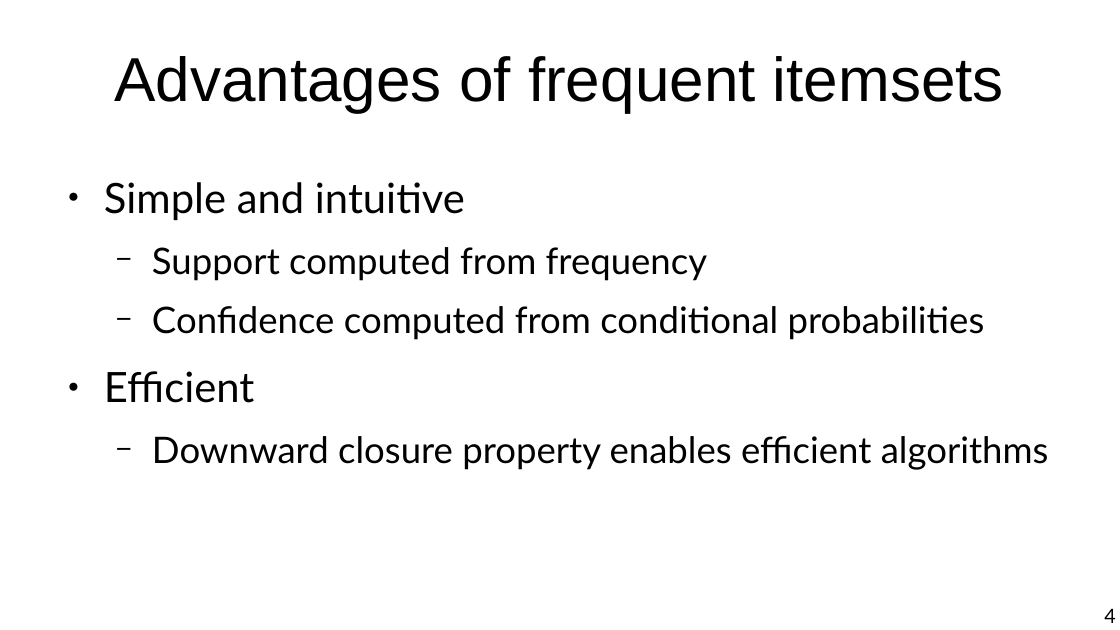
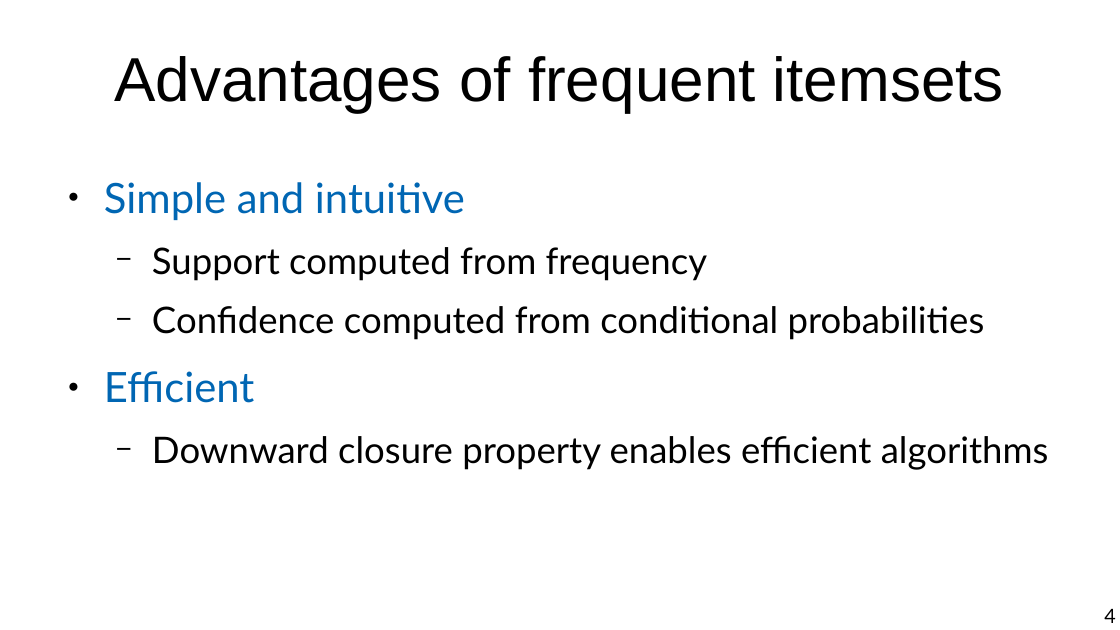
Before and after one commit to marco-calautti/data-mining-course, a slide deck: slide 4 of theory/tt07_extending_association_analysis.odp. Drawn at 1120x630 pixels with LibreOffice and Linux fonts; fonts in the diff are those of the drawing. Boxes give left, top, right and bottom in pixels: in the first picture for what was removed or moved away, otherwise in the second. Text is boxed around its words. In the diff, an @@ line names an element or a change of style, - is before the commit and + after.

```diff
--- a/theory/tt07_extending_association_analysis.odp
+++ b/theory/tt07_extending_association_analysis.odp
@@ text at bbox=[104, 182, 465, 403]: text colour #000000 to #0066B3 in "Simple and intuitive", "Efficient" @@
```
Also in this commit, not shown: 14 other slides changed, 1 slide added.
